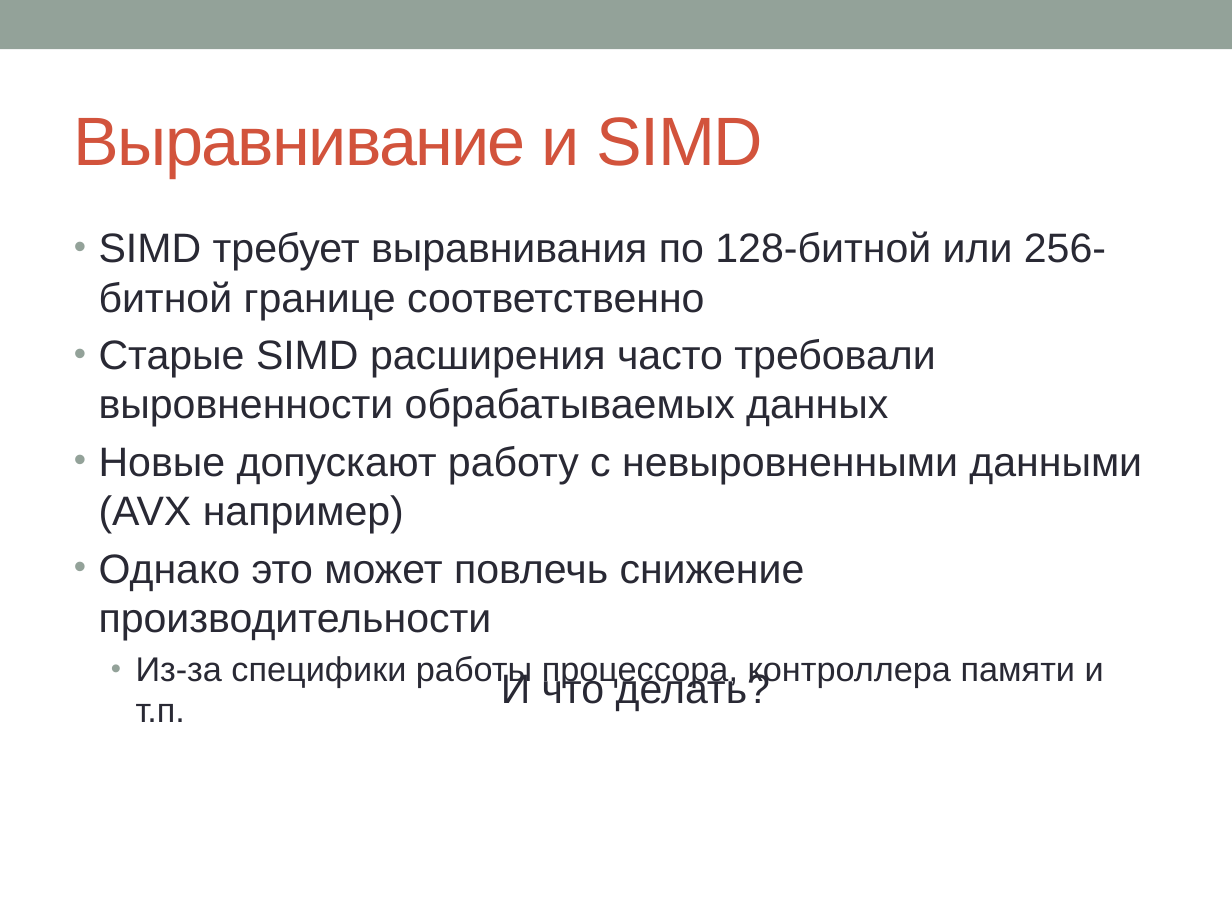
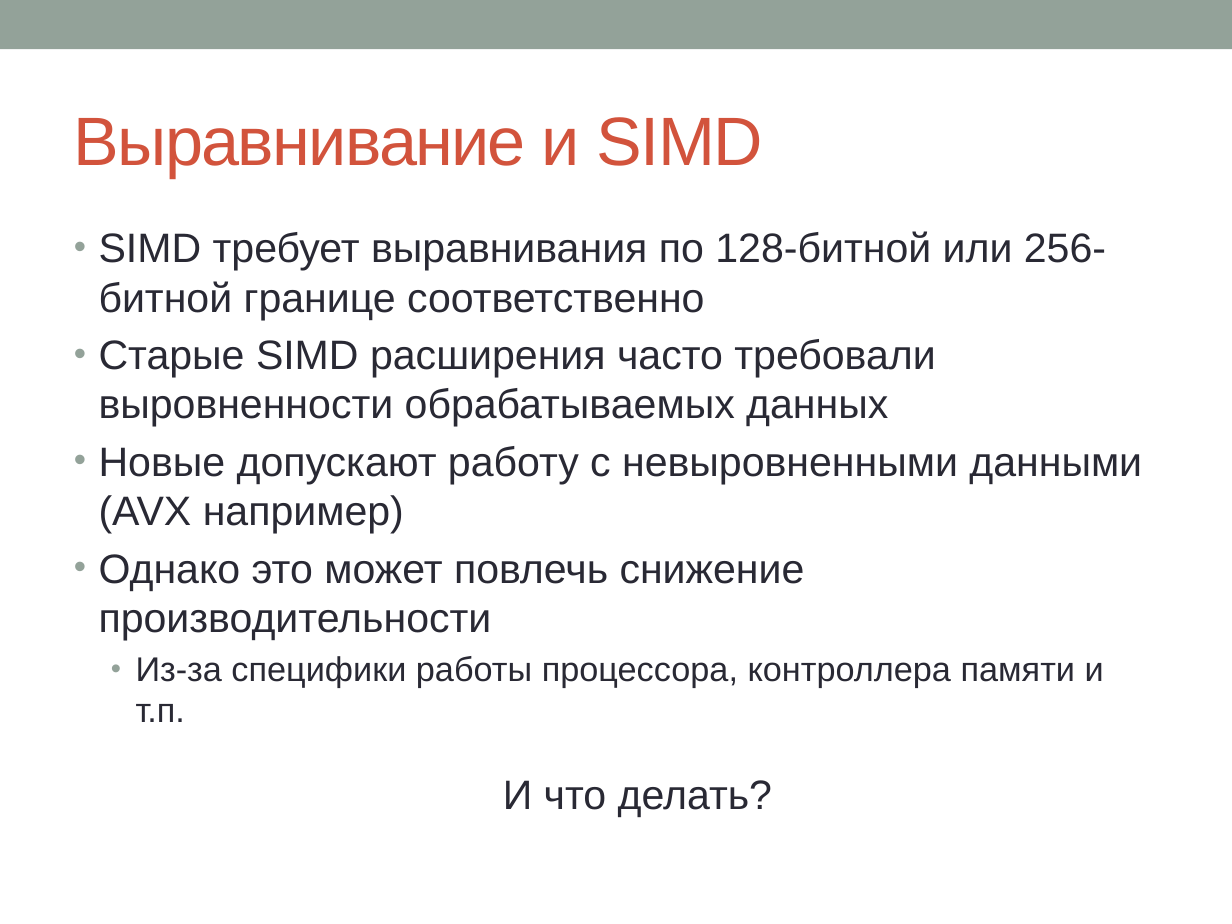
Before and after one commit to sivukhin/SimdLecture, a slide deck: slide 23 of simd_presentation.pptx. Drawn at 1232x924 pixels with LibreOffice and Linux fonts; fonts in the diff are those of the drawing. Boxes give left, top, right and bottom in pixels: in the first picture for what was removed or moved away, otherwise in the second. Text is boxed around its words. In the diff, an @@ line names an element or a change of style, - is before the commit and + after.

```diff
--- a/simd_presentation.pptx
+++ b/simd_presentation.pptx
@@ text "И что делать?": place and size @@
-text "И что делать?" at [501, 670, 770, 711]
+text "И что делать?" at [503, 780, 772, 818]
```
Also in this commit, not shown: 3 other slides changed, 1 other file.
